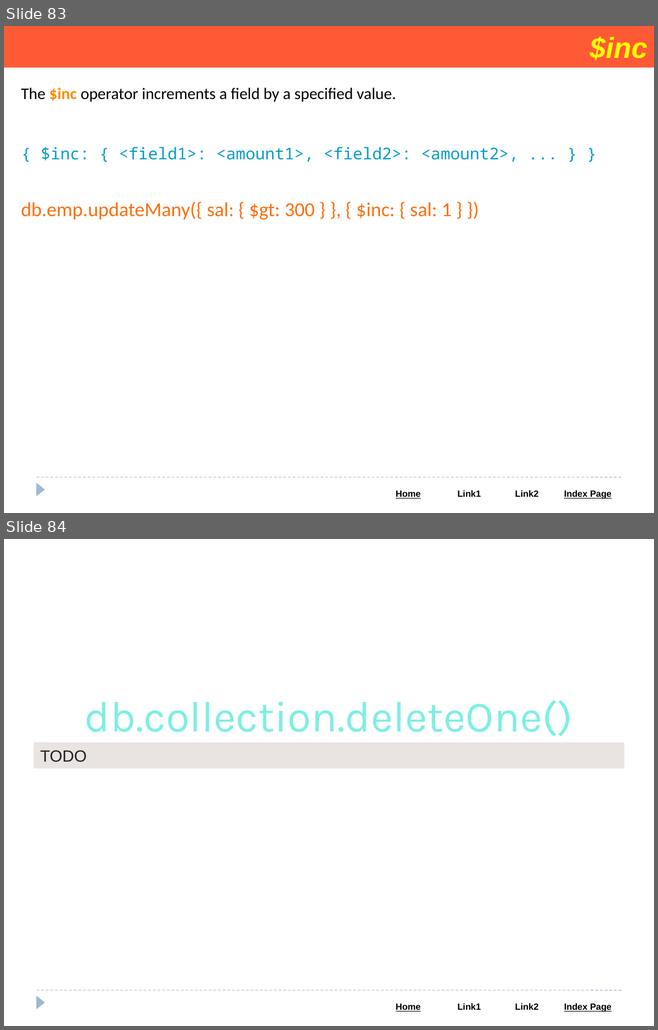
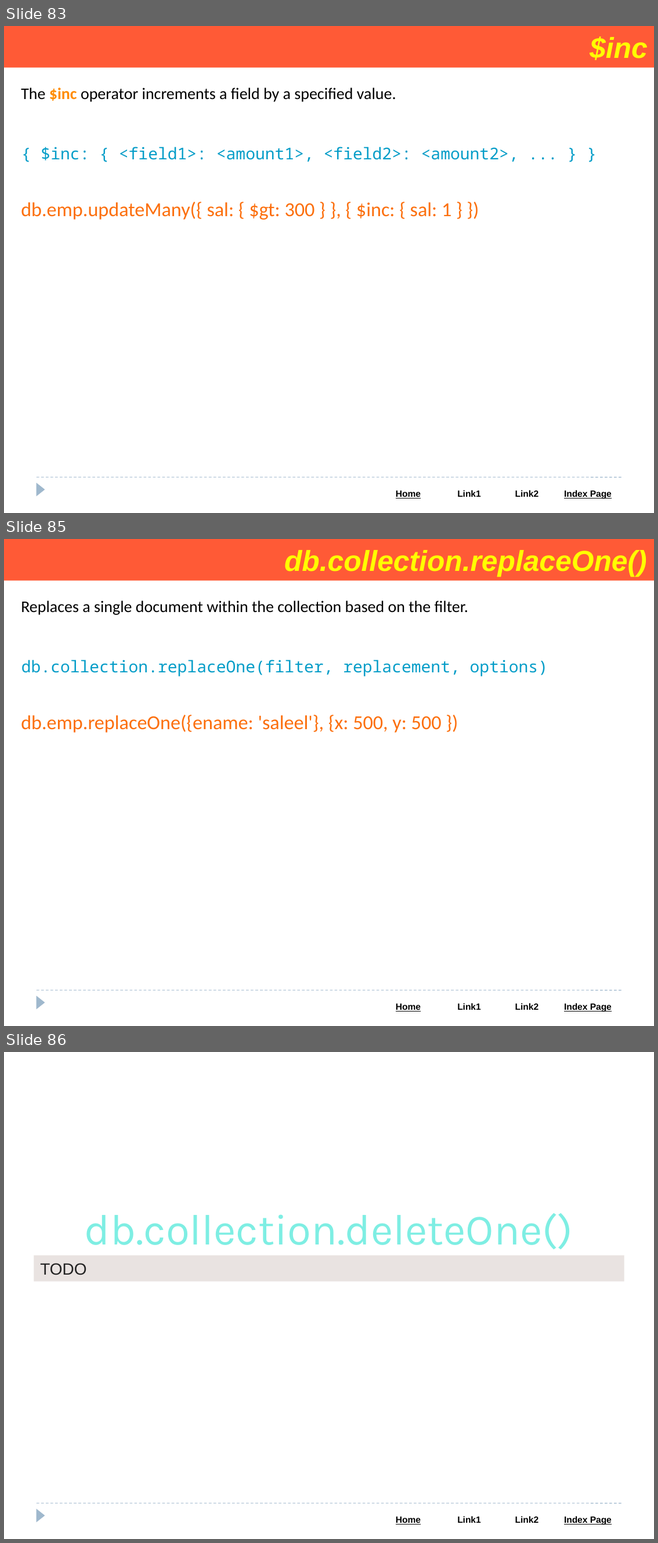
Before and after one commit to Saleel-Bagde/PPT-s, a slide deck: MongoDB PPT.pptx. Shown one above the other, each under a label of ours: slides 83 and 84 before the commit, slides 83, 85 and 86 after it; the slides between them are not shown. The pictures are 658x1030 and 658x1543 pixels, drawn with LibreOffice and Linux fonts; fonts in the diff are those of the drawing. Boxes give left, top, right and bottom in pixels: in the first picture for what was removed or moved away, otherwise in the second. Text is boxed around its words. In the diff, an @@ line names an element or a change of style, - is before the commit and + after.

```diff
--- a/MongoDB PPT.pptx
+++ b/MongoDB PPT.pptx
@@ slide 85 added at (4, 539, 654, 1026), background #FFFFFF; not listed: 3 template elements that a slide beside it also shows @@
@@ rectangle added at (4, 539, 654, 581), fill #FF5A36, 32 pt, text #FFFF00, bold, italic @@
+db.collection.replaceOne()
@@ text added at (21, 600, 468, 615), 18 pt, text #000000 @@
+Replaces a single document within the collection based on the filter.
@@ text added at (21, 660, 547, 676), 18 pt, text #049DC8 @@
+db.collection.replaceOne(filter, replacement, options)
@@ text added at (21, 715, 441, 733), 22 pt, text #FC6F0D @@
+db.emp.replaceOne({ename: 'saleel'}, {x: 500, y: 500 })
@@ what was slide 84 is now slide 86 @@
```
Also in this commit, not shown: 7 slides changed, 1 other slide added.
